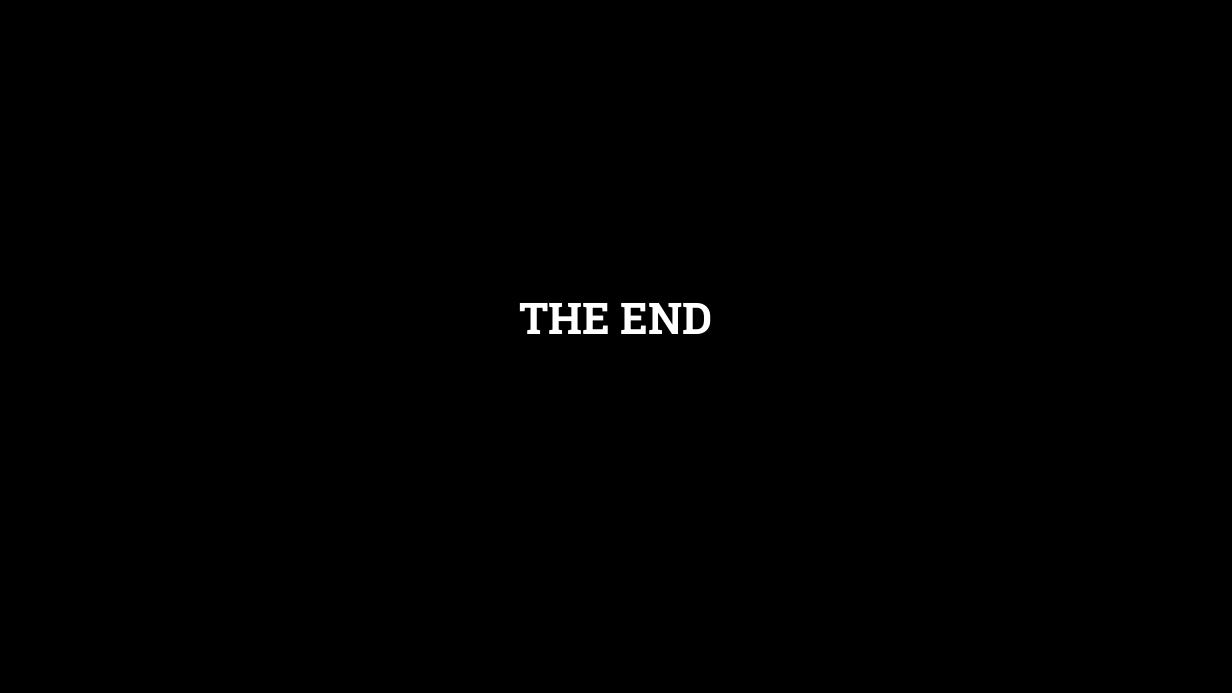
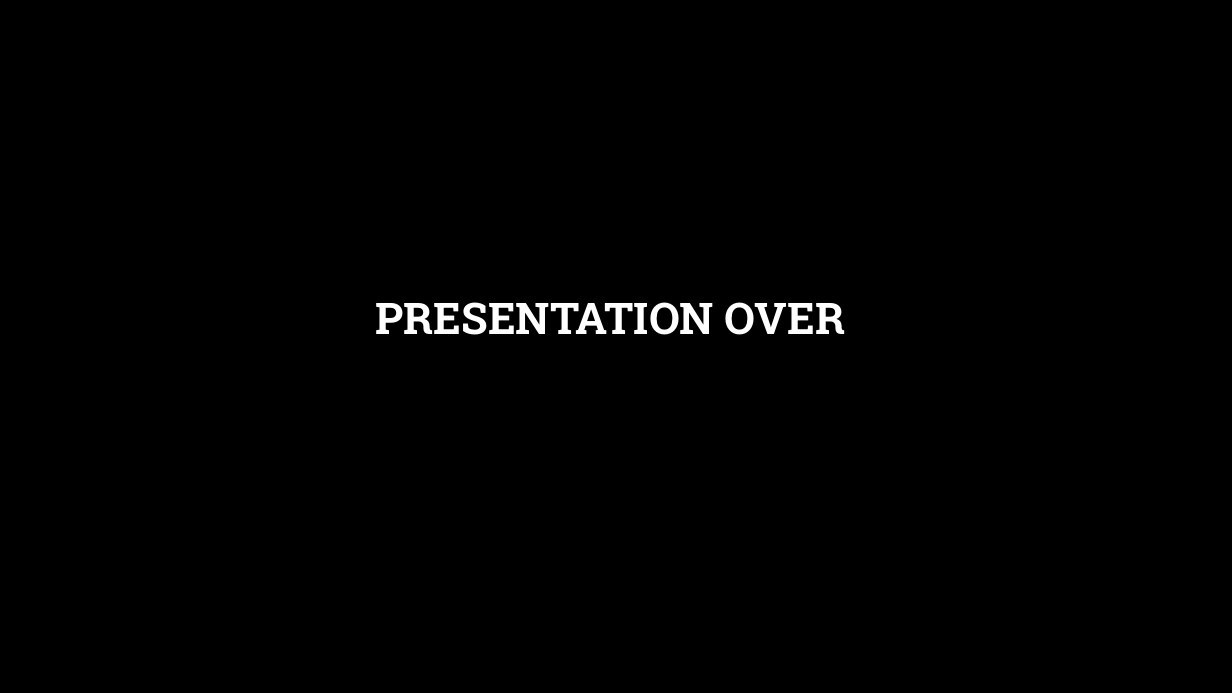
Before and after one commit to HKohin/P-G-Presentation, a slide deck: slide 15 of P & G Presentation.pptx. Drawn at 1232x693 pixels with LibreOffice and Linux fonts; fonts in the diff are those of the drawing; background and template pictures are left out. Boxes give left, top, right and bottom in pixels: in the first picture for what was removed or moved away, otherwise in the second. Text is boxed around its words. In the diff, an @@ line names an element or a change of style, - is before the commit and + after.

```diff
--- a/P & G Presentation.pptx
+++ b/P & G Presentation.pptx
@@ title at box(376, 302, 846, 335): text changed @@
-THE END
+PRESENTATION OVER
```
